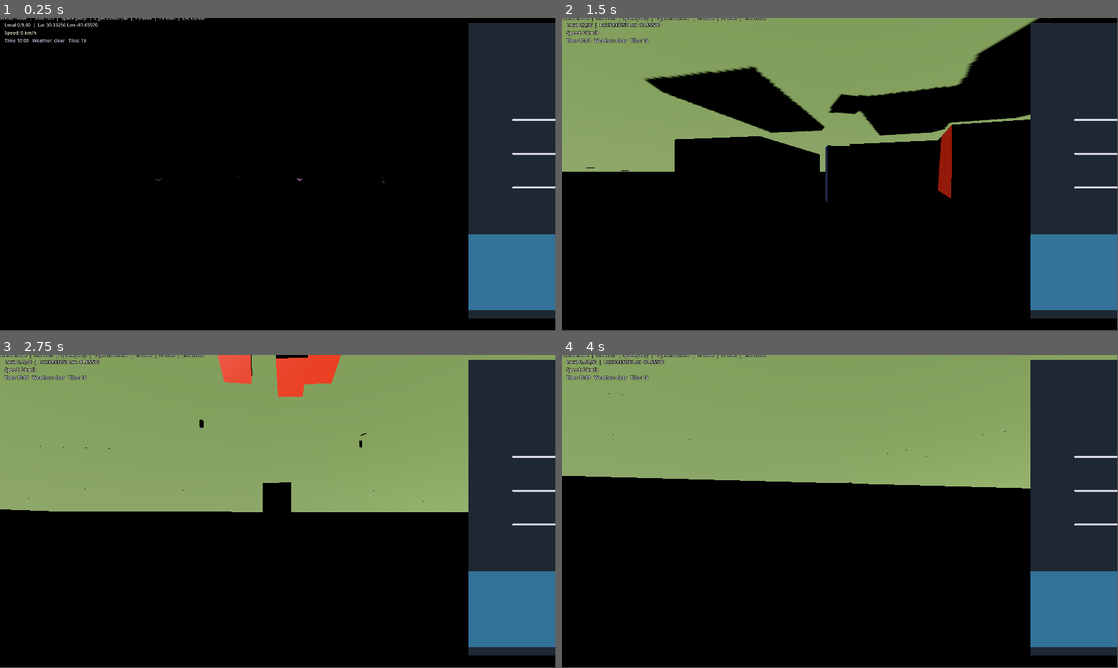
Above: before the commit, frames 1-4 (two rows, left to right).
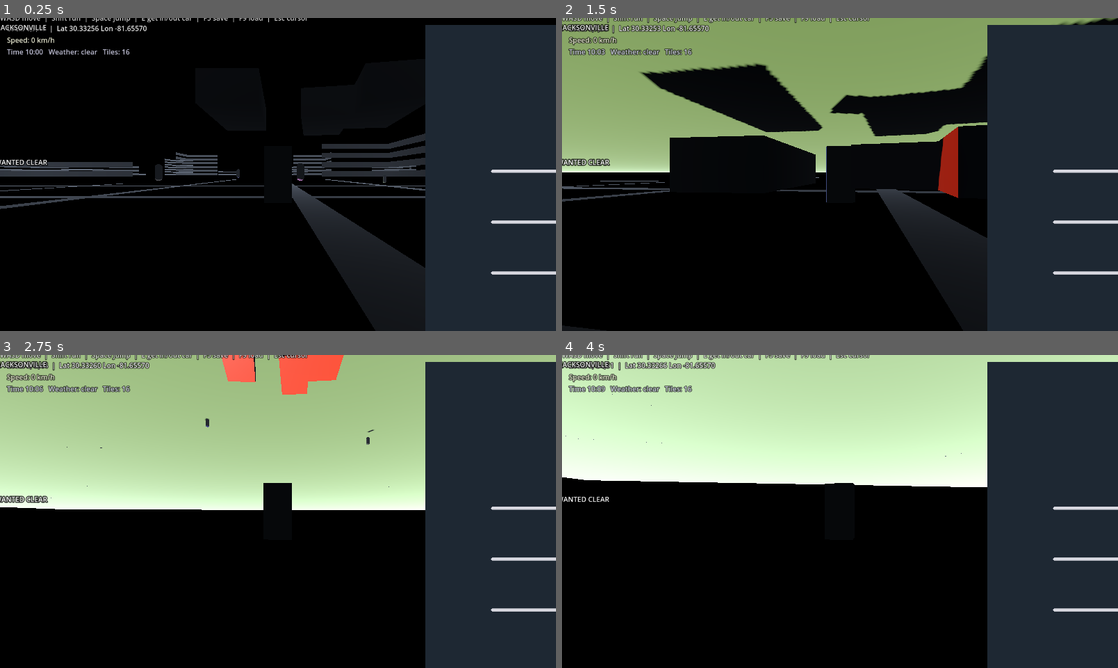
Above: after the commit, the same moments.

Repository: kenclarkz/open-world-jax-
Game: Godot game, scene res://scenes/Main.tscn
Same seed, same stepped clock (60 frames per second), same inputs: the game is played once before the commit and once after it.
Inputs (mouse positions are in pixels of both pictures, inside the frame that each line leads up to):
- Up to frame 1 (0.25 s): no input
- Up to frame 2 (1.5 s): tap Enter at 0.5 s; move the mouse to (867, 171) at 0.52 s; hold W (move_forward) from 0.53 s (still down); tap Space (jump) at 0.6, 0.77, 1.07 s; move the mouse to (812, 174) at 1.27 s; tap E (interact) at 1.35 s
- Up to frame 3 (2.75 s): keep holding W (move_forward); tap Space (jump) at 1.52, 1.55, 1.82, 2.3 s; move the mouse to (289, 505) at 2.02 s; hold Shift (run) from 2.03 s (still down)
- Up to frame 4 (4 s): keep holding W (move_forward); move the mouse to (834, 514) at 2.77 s; release Shift (run) at 2.78 s; tap R at 2.85 s; tap Space (jump) at 3.02, 3.05, 3.32, 3.6, 3.77 s; move the mouse to (878, 514) at 3.52 s
In our replay, the window is 799x449 before the commit and 800x450 after it. These sizes can differ from the game's own. Grey fills any space a smaller window leaves; there, only what the larger window draws over its background counts as a difference.

The runs differ from the first frame. In frame 1, 23% of the frame differs, in the area x 0-100%, y 0-100%; in frame 2, 22%; in frame 3, 51%; in frame 4, 44%.

Commit message:
Added GTA5-style low-res graphics + wanted/money HUD.
Co-authored-by: kenclarkz <kenclarkz@users.noreply.github.com>

Diff:
--- a/project.godot
+++ b/project.godot
@@ -23,8 +23,8 @@
 
 [display]
 
-window/size/viewport_width=1920
-window/size/viewport_height=1080
+window/size/viewport_width=1280
+window/size/viewport_height=720
 
 [input]
 
@@ -101,3 +101,12 @@
 
 renderer/rendering_method="forward_plus"
 environment/defaults/default_clear_color=Color(0.4, 0.6, 0.85, 1)
+scaling_3d/scale=0.5
+scaling_3d/mode=4
+anti_aliasing/quality/msaa_3d=0
+anti_aliasing/quality/screen_space_aa=0
+environment/ssao/quality=0
+environment/ssil/quality=0
+environment/sdfgi/frustum_fill=1
+environment/volumetric_fog/quality=0
+environment/glow/upscale_mode=0
--- a/scenes/Main.tscn
+++ b/scenes/Main.tscn
@@ -26,6 +26,11 @@
 ambient_light_color = Color(0.6, 0.7, 0.9, 1)
 ambient_light_energy = 1.0
 tonemap_mode = 2
+fog_enabled = true
+fog_light_color = Color(0.65, 0.7, 0.78, 1)
+fog_density = 0.0008
+fog_sky_affect = 0.6
+fog_aerial_perspective = 0.3
 
 [sub_resource type="ParticleProcessMaterial" id="ParticleProcessMaterial_rain"]
 direction = Vector3(0, -1, 0)
--- a/scripts/procgen/procedural_gen.gd
+++ b/scripts/procgen/procedural_gen.gd
@@ -119,16 +119,26 @@
 		verts.append(v)
 		colors.append(c)
 
-	# Walls (two triangles per face).
+	# Walls (two triangles per face) with a simple checker "window" banding
+	# so buildings read as skyscrapers/downtown even at low resolution.
+	var win_col := col.darkened(0.55)
+	var win_h := 1.4   # window band height
+	var win_gap := 1.0 # band separation
+	var floors := maxi(1, int(height / (win_h + win_gap)))
 	for i in range(poly.size()):
 		var a := poly[i]
 		var b := poly[(i + 1) % poly.size()]
-		var v0 := Vector3(a.x, floor_h, a.y)
-		var v1 := Vector3(b.x, floor_h, b.y)
-		var v2 := Vector3(b.x, height + floor_h, b.y)
-		var v3 := Vector3(a.x, height + floor_h, a.y)
-		_append.call(v0, col); _append.call(v2, col); _append.call(v1, col)
-		_append.call(v0, col); _append.call(v3, col); _append.call(v2, col)
+		for f in range(floors):
+			var y0 := floor_h + f * (win_h + win_gap)
+			var y1 := y0 + win_h
+			var v0 := Vector3(a.x, y0, a.y)
+			var v1 := Vector3(b.x, y0, b.y)
+			var v2 := Vector3(b.x, y1, b.y)
+			var v3 := Vector3(a.x, y1, a.y)
+			var use_win := (i + f) % 2 == 0
+			var c := win_col if use_win else col
+			_append.call(v0, c); _append.call(v2, c); _append.call(v1, c)
+			_append.call(v0, c); _append.call(v3, c); _append.call(v2, c)
 	# Roof.
 	var tris := _triangulate(poly)
 	var roof_col := col.lightened(0.15)
--- a/scripts/ui/hud.gd
+++ b/scripts/ui/hud.gd
@@ -1,12 +1,18 @@
 class_name HUD
 extends CanvasLayer
 
-## On-screen UI: position, speed, time/weather, streaming stats, and a
-## quick-controls hint. Purely informational.
+## On-screen UI in a GTA-style layout: wanted stars (top-right), a money /
+## stunt score, speedometer, coordinates, time/weather, and control hints.
 
 var _pos_label: Label
 var _info_label: Label
 var _speed_label: Label
+var _money_label: Label
+var _wanted_label: Label
+var _district_label: Label
+
+## Tracks a GTA-style score/money that grows while driving fast or jumping.
+var money := 0
 
 func _ready() -> void:
 	var root := Control.new()
@@ -18,6 +24,7 @@
 	margin.add_theme_constant_override("margin_left", 16)
 	margin.add_theme_constant_override("margin_top", 12)
 	margin.add_theme_constant_override("margin_right", 16)
+	margin.add_theme_constant_override("margin_bottom", 16)
 	root.add_child(margin)
 
 	var vbox := VBoxContainer.new()
@@ -41,6 +48,40 @@
 	_info_label.add_theme_constant_override("outline_size", 6)
 	vbox.add_child(_info_label)
 
+	# Money / score (GTA signature) bottom-left.
+	_money_label = Label.new()
+	_money_label.text = "$0"
+	_money_label.add_theme_color_override("font_color", Color(0.35, 1.0, 0.4, 0.95))
+	_money_label.add_theme_color_override("font_outline_color", Color(0, 0, 0, 0.85))
+	_money_label.add_theme_constant_override("outline_size", 8)
+	root.add_child(_money_label)
+	_money_label.set_anchors_preset(Control.PRESET_BOTTOM_LEFT)
+	_money_label.position += Vector2(16, -170)
+	_money_label.add_theme_font_size_override("font_size", 26)
+
+	# District / location name (GTA signature) top-center.
+	_district_label = Label.new()
+	_district_label.text = "DOWNTOWN JACKSONVILLE"
+	_district_label.add_theme_color_override("font_color", Color(1, 1, 1, 0.9))
+	_district_label.add_theme_color_override("font_outline_color", Color(0, 0, 0, 0.8))
+	_district_label.add_theme_constant_override("outline_size", 8)
+	_district_label.horizontal_alignment = HORIZONTAL_ALIGNMENT_CENTER
+	_district_label.set_anchors_preset(Control.PRESET_CENTER_TOP)
+	_district_label.position = Vector2(-4000, 10)
+	_district_label.custom_minimum_size = Vector2(8000, 40)
+	root.add_child(_district_label)
+
+	# Wanted stars (GTA signature) top-right, under the minimap.
+	_wanted_label = Label.new()
+	_wanted_label.text = "CLEAR"
+	_wanted_label.add_theme_color_override("font_color", Color(1, 1, 1, 0.9))
+	_wanted_label.add_theme_color_override("font_outline_color", Color(0, 0, 0, 0.8))
+	_wanted_label.add_theme_constant_override("outline_size", 8)
+	root.add_child(_wanted_label)
+	_wanted_label.set_anchors_preset(Control.PRESET_TOP_RIGHT)
+	_wanted_label.position -= Vector2(12, 0)
+	_wanted_label.position.y += 320
+
 	var hint := Label.new()
 	hint.text = "WASD move  |  Shift run  |  Space jump  |  E get in/out car  |  F5 save  |  F9 load  |  Esc cursor"
 	hint.add_theme_color_override("font_color", Color(1, 1, 1, 0.8))
@@ -51,7 +92,7 @@
 	hint.set_anchors_preset(Control.PRESET_BOTTOM_WIDE)
 	hint.position.y -= 12
 
-func _process(_delta: float) -> void:
+func _process(delta: float) -> void:
 	var p := get_tree().get_first_node_in_group("player")
 	if p == null:
 		return
@@ -72,8 +113,32 @@
 	var kmh := speed * 3.6
 	_speed_label.text = "Speed: %.0f km/h" % kmh
 
+	# GTA-style stunt score: driving fast or mid-jump earns money.
+	if kmh > 60.0:
+		money += int(delta * (kmh - 60.0))
+	_money_label.text = "$%d" % money
+
+	# Wanted level derived from sustained speeding (GTA police-chase feel).
+	var wanted := 0
+	if kmh > 90.0:
+		wanted = 1
+	if kmh > 120.0:
+		wanted = 2
+	if kmh > 150.0:
+		wanted = 3
+	if kmh > 180.0:
+		wanted = 4
+	_wanted_label.text = "WANTED %s" % (_stars(wanted) if wanted > 0 else "CLEAR")
+	_wanted_label.add_theme_color_override("font_color", Color(1, 1, 1, 0.95) if wanted == 0 else Color(1, 0.4, 0.3, 1))
+
 	var hour := int(Game.time_of_day)
 	var mins := int((Game.time_of_day - hour) * 60)
 	var weather_str := Game.current_weather
 	_info_label.text = "Time %02d:%02d   Weather: %s   Tiles: %d" % [
 		hour, mins, weather_str, TileStreamer.loaded_tiles()]
+
+func _stars(n: int) -> String:
+	var s := ""
+	for i in n:
+		s += "\u2605 "
+	return s
